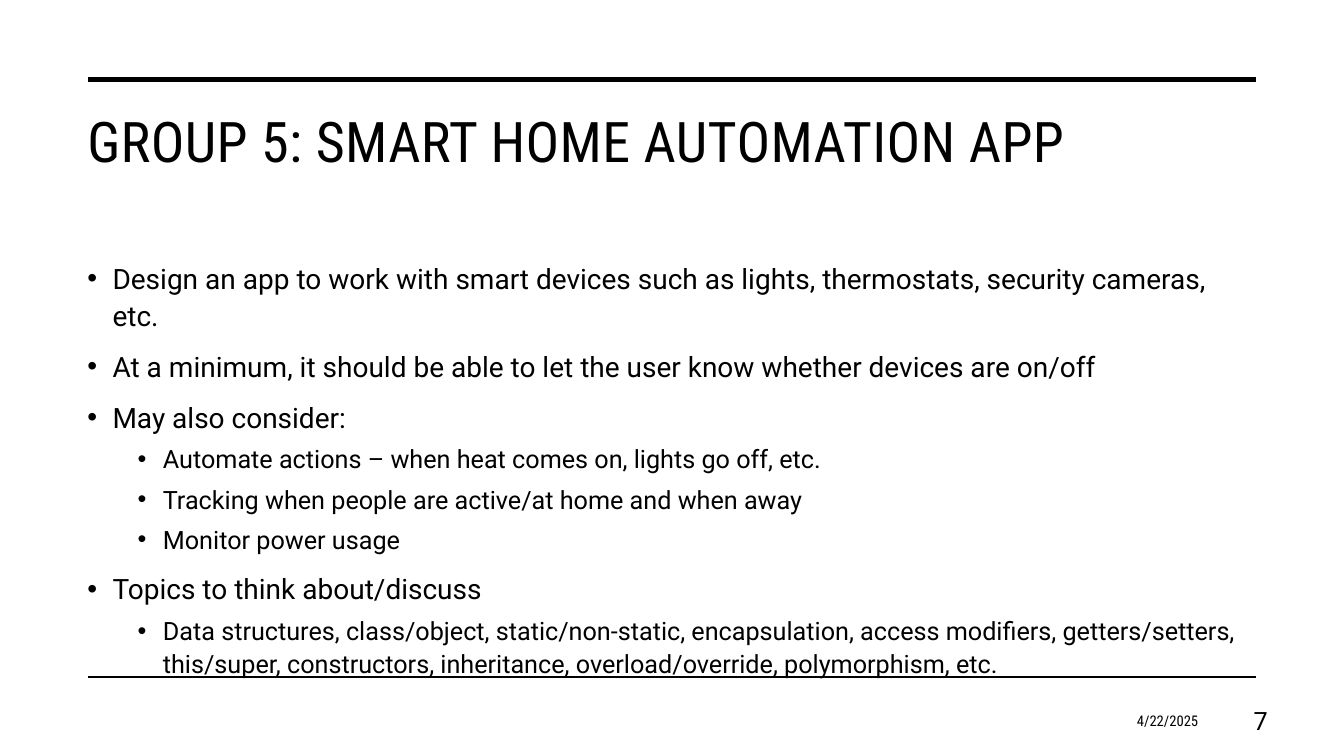
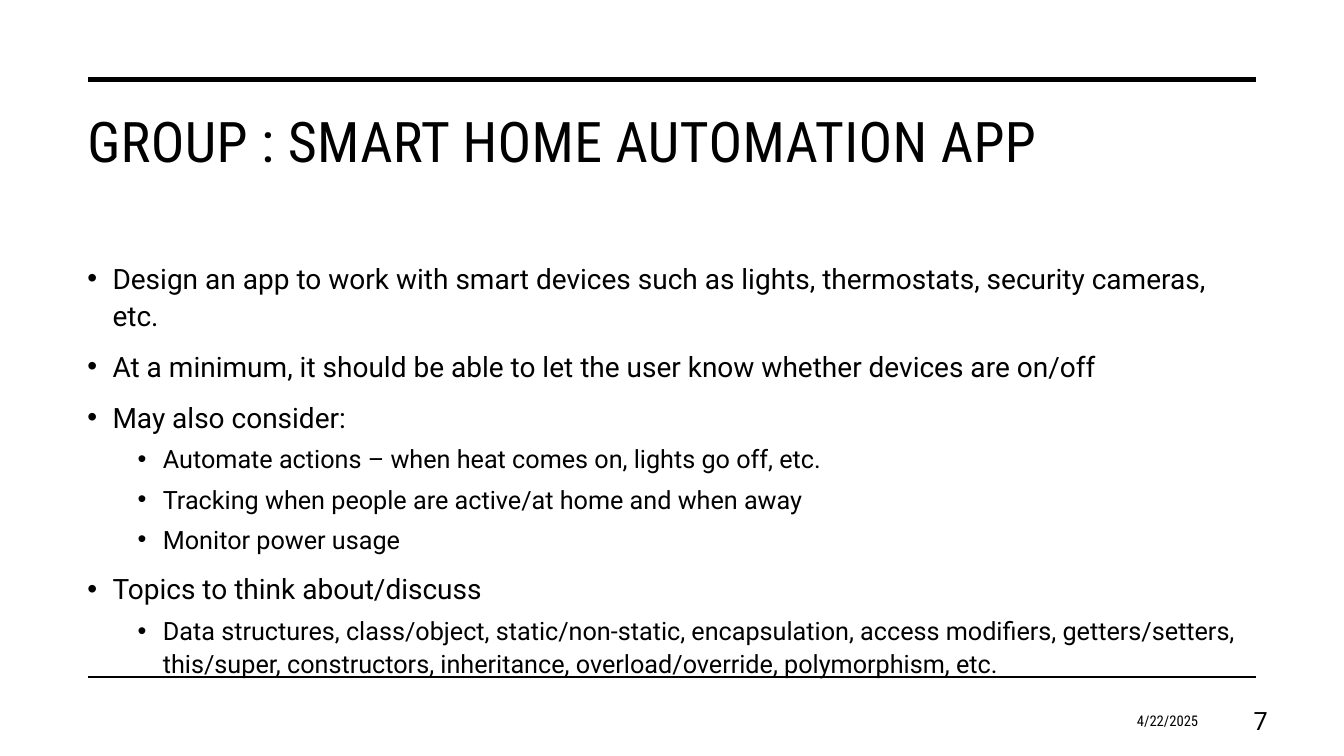
Before and after one commit to anderson79/cs1180-02_sp25, a slide deck: slide 7 of Week14/OOPextraCredit.pptx. Drawn at 1344x756 pixels with LibreOffice and Linux fonts; fonts in the diff are those of the drawing. Boxes give left, top, right and bottom in pixels: in the first picture for what was removed or moved away, otherwise in the second. Text is boxed around its words. In the diff, an @@ line names an element or a change of style, - is before the commit and + after.

Commit message:
updated groups

```diff
--- a/Week14/OOPextraCredit.pptx
+++ b/Week14/OOPextraCredit.pptx
@@ title at (x1=87, y1=121, x2=1036, y2=163): text changed @@
-GROUP 5: SMART HOME AUTOMATION APP
+GROUP : SMART HOME AUTOMATION APP
```
Also in this commit, not shown: 4 other slides changed, 1 slide removed.
